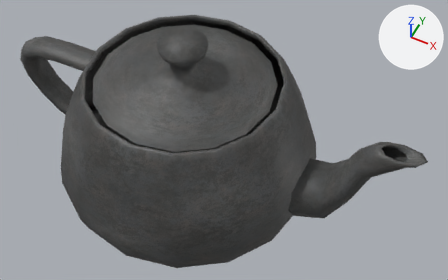
The OBJ model resources/models/teapot/teapot.obj, before and after one commit.
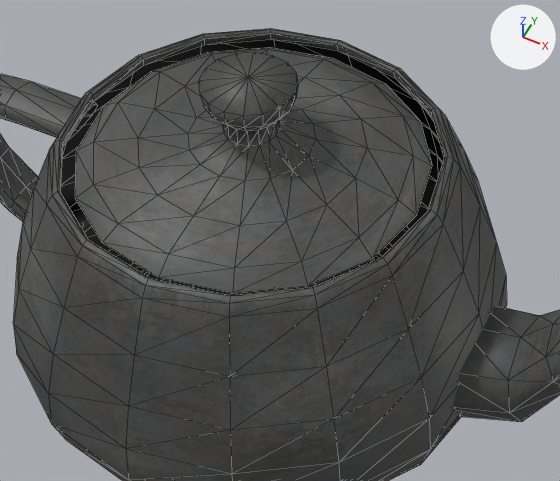
There are two pictures of each version: one whole from a 50 mm lens placed at (2.14, -3.75, 4.62), pointed at (0.26, 0.02, -0.09), one close up on the part from 12% to 77% of the width and 0% to 89% of the height. Arrows for +X, +Y and +Z are at upper right; the lights stay in place. The close-ups show mesh edges as thin lines. Where no turn or scale is listed for an object, it has been applied to the vertices. Vertices at the same position are counted once.

In view in the first close-up: 'teapot'.
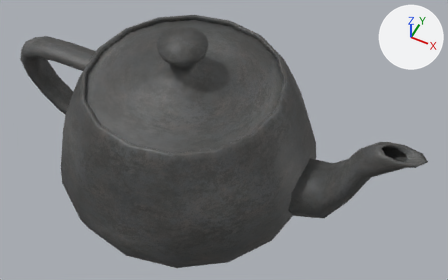
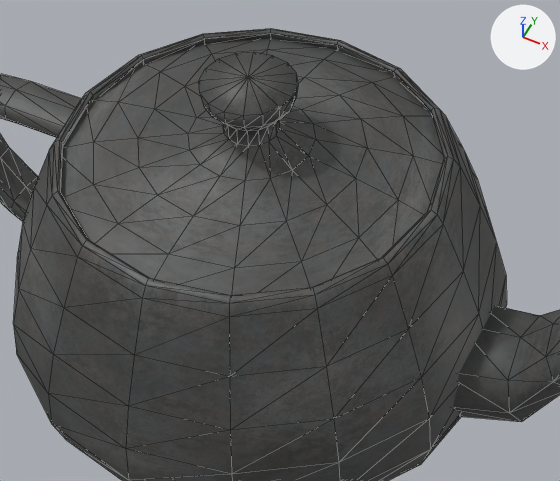
Pixel boxes (x1, y1, x2, y2) of what changed, in the close-ups (560 x 481 px; the box of a moved part takes in the faces that stretch with it):
part 1 of me_teapot, moved or reshaped: before (75, 47, 432, 294); after (61, 38, 444, 296)

The change, as a diff of the scene's bpy script:
```diff
--- a/resources/models/teapot/teapot.obj.py
+++ b/resources/models/teapot/teapot.obj.py
@@ me_teapot @@
 me_teapot.from_pydata(...)  # 529 vertices, 992 faces; spans x -2.18..2.18, y -1.36..1.36, z -1.07..1.07
 # used by ob_teapot; location = (0.0, 0.0, 0.0)
-me_teapot.vertices[471].co = (0.67, -0.35, 0.56)  # pixel (372, 258)
-me_teapot.vertices[472].co = (0.74, 0.0, 0.56)  # pixel (416, 215)
-me_teapot.vertices[476].co = (0.48, -0.63, 0.56)  # pixel (307, 286)
-me_teapot.vertices[480].co = (0.2, -0.81, 0.56)  # pixel (232, 293)
-me_teapot.vertices[484].co = (-0.15, -0.88, 0.56)  # pixel (158, 277)
-me_teapot.vertices[488].co = (-0.49, -0.81, 0.56)  # pixel (102, 242)
-me_teapot.vertices[492].co = (-0.77, -0.63, 0.56)  # pixel (75, 198)
-me_teapot.vertices[496].co = (-0.96, -0.35, 0.56)  # pixel (76, 150)
-me_teapot.vertices[500].co = (-1.03, 0.0, 0.56)  # pixel (103, 105)
-me_teapot.vertices[504].co = (-0.96, 0.35, 0.56)  # pixel (150, 71)
-me_teapot.vertices[508].co = (-0.77, 0.63, 0.56)  # pixel (207, 52)
-me_teapot.vertices[512].co = (-0.49, 0.81, 0.56)  # pixel (269, 47)
-me_teapot.vertices[516].co = (-0.15, 0.88, 0.56)  # pixel (332, 57)
-me_teapot.vertices[520].co = (0.2, 0.81, 0.56)  # pixel (385, 83)
-me_teapot.vertices[524].co = (0.48, 0.63, 0.56)  # pixel (420, 120)
-me_teapot.vertices[528].co = (0.67, 0.35, 0.56)  # pixel (432, 165)
+# me_teapot part 1
+me_teapot.vertices[471].co = (0.77, -0.39, 0.56)
+me_teapot.vertices[472].co = (0.85, 0.0, 0.56)
+me_teapot.vertices[476].co = (0.56, -0.71, 0.56)
+me_teapot.vertices[480].co = (0.25, -0.92, 0.56)
+me_teapot.vertices[484].co = (-0.15, -1.0, 0.56)
+me_teapot.vertices[488].co = (-0.54, -0.92, 0.56)
+me_teapot.vertices[492].co = (-0.85, -0.71, 0.56)
+me_teapot.vertices[496].co = (-1.06, -0.39, 0.56)
+me_teapot.vertices[500].co = (-1.14, 0.0, 0.56)
+me_teapot.vertices[504].co = (-1.06, 0.39, 0.56)
+me_teapot.vertices[508].co = (-0.85, 0.71, 0.56)
+me_teapot.vertices[512].co = (-0.54, 0.92, 0.56)
+me_teapot.vertices[516].co = (-0.15, 1.0, 0.56)
+me_teapot.vertices[520].co = (0.25, 0.92, 0.56)
+me_teapot.vertices[524].co = (0.56, 0.71, 0.56)
+me_teapot.vertices[528].co = (0.77, 0.39, 0.56)
 me_teapot.materials.append(mat_material_001)
```
